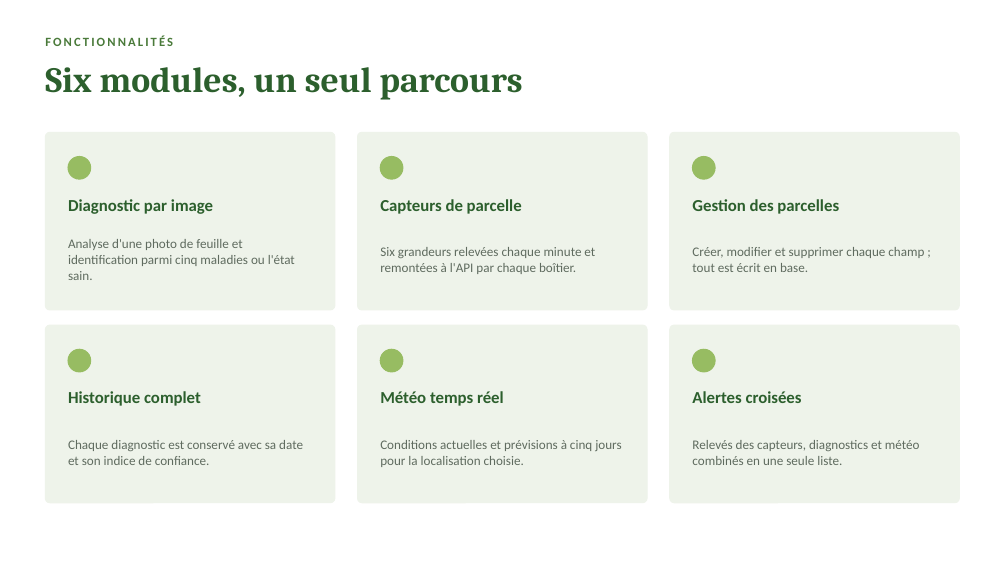
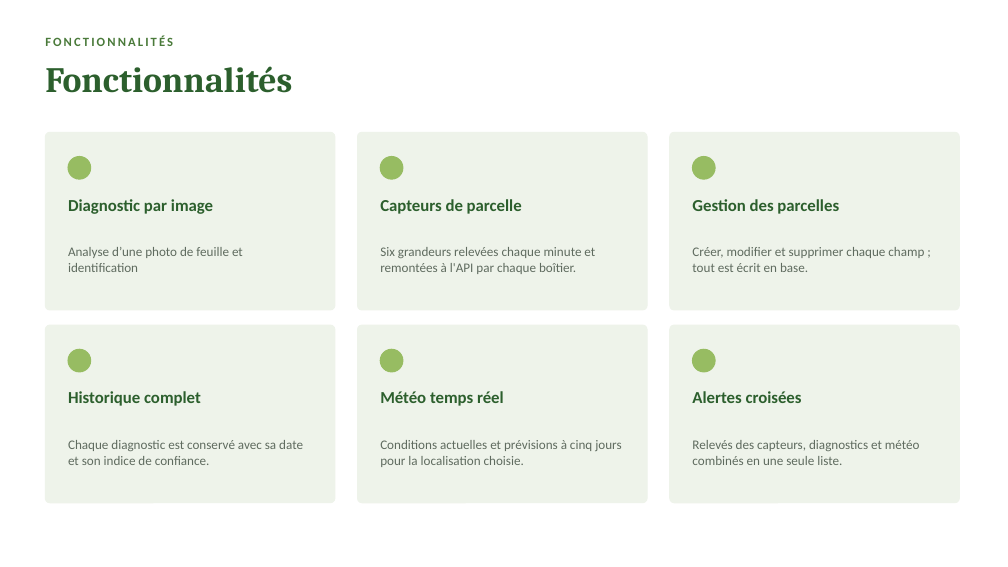
Before and after one commit to Antonito35/diagnositique-plante, a slide deck: slide 5 of SOUTENANCE.pptx. Drawn at 1008x567 pixels with LibreOffice and Linux fonts; fonts in the diff are those of the drawing. Boxes give left, top, right and bottom in pixels: in the first picture for what was removed or moved away, otherwise in the second. Text is boxed around its words. In the diff, an @@ line names an element or a change of style, - is before the commit and + after.

```diff
--- a/SOUTENANCE.pptx
+++ b/SOUTENANCE.pptx
@@ text at (45, 66, 292, 93): text changed @@
-Six modules, un seul parcours
+Fonctionnalités
@@ text at (68, 247, 243, 272): text changed @@
-Analyse d'une photo de feuille et identification parmi cinq maladies ou l'état sain.
+Analyse d’une photo de feuille et identification
```
Also in this commit, not shown: 13 other slides changed, 1 slide added, 2 slides removed.
